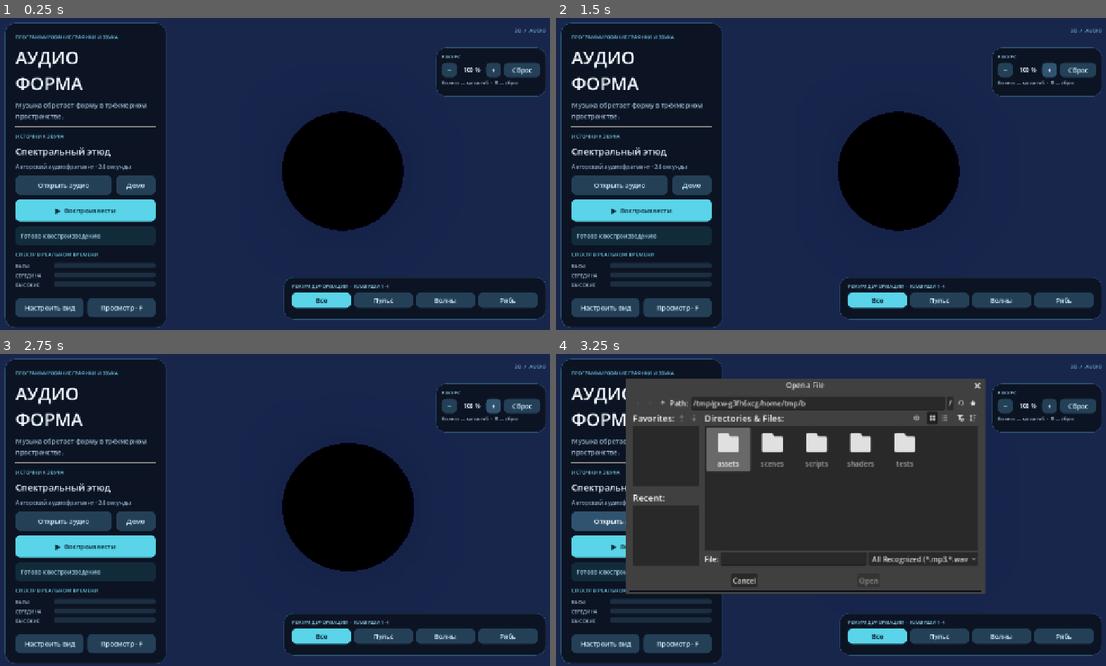
Above: before the commit, frames 1-4 (two rows, left to right).
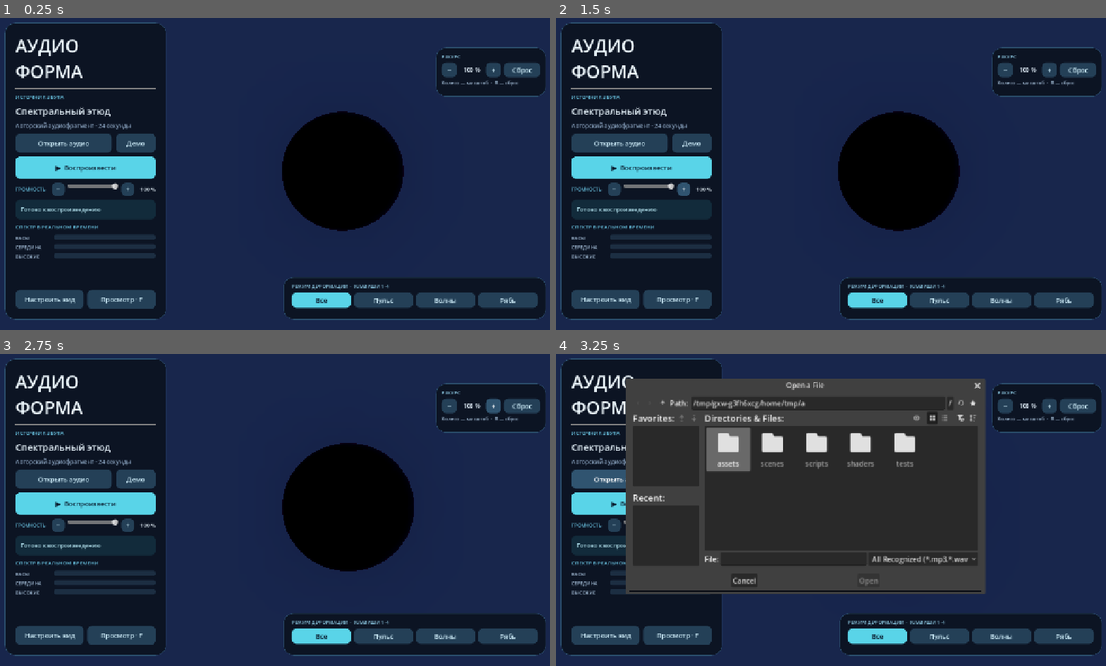
Above: after the commit, the same moments.

Repository: PavelLeon1/Audioforma
Game: Godot game, scene res://scenes/main.tscn
The game is run twice, just before and just after one commit, with the same random seed, the same clock (stepped at 60 frames per second) and the same inputs. Sound files missing from this copy of the repository are replaced by a short silence.
Inputs:
- Up to frame 1 (0.25 s): no input
- Up to frame 2 (1.5 s): click "−" at 0.5 s; click "+" at 1.25 s
- Up to frame 3 (2.75 s): click "+" at 2 s
- Up to frame 4 (3.25 s): click "Открыть аудио" at 2.75 s

The runs differ from the first frame. In frame 1, 13% of the frame differs, in the area x 0-100%, y 3-100%; in frame 2, 13%; in frame 3, 13%; in frame 4, 7.9%.

Commit message:
feat: добавить громкость и упростить интерфейс

Diff:
--- a/scripts/audio_controller.gd
+++ b/scripts/audio_controller.gd
@@ -21,10 +21,12 @@
 var _level := 0.0
 var _bass_beat_detector = BassBeatDetector.new()
 var _bass_hit := 0.0
+var _volume_percent := 100.0
 
 
 func _ready() -> void:
 	_prepare_audio_bus()
+	set_volume_percent(_volume_percent)
 	player.finished.connect(_on_playback_finished)
 	if player.stream == null:
 		player.stream = DEMO_STREAM
@@ -119,6 +121,17 @@
 	return _bass_beat_detector.sensitivity
 
 
+func set_volume_percent(value: float) -> void:
+	_volume_percent = clampf(value, 0.0, 100.0)
+	var master_index := AudioServer.get_bus_index("Master")
+	if master_index >= 0:
+		AudioServer.set_bus_volume_linear(master_index, _volume_percent / 100.0)
+
+
+func get_volume_percent() -> float:
+	return _volume_percent
+
+
 func get_audio_level(delta: float) -> float:
 	var target := 0.0
 	if is_active() and _bus_index >= 0:
--- a/scripts/main.gd
+++ b/scripts/main.gd
@@ -21,6 +21,8 @@
 var _reactive_materials: Array[ShaderMaterial] = []
 
 var play_button: Button
+var volume_slider: HSlider
+var volume_value_label: Label
 var playback_label: Label
 var status_panel: PanelContainer
 var source_name_label: Label
@@ -184,6 +186,10 @@
 			_set_focus_mode(false)
 		elif key.pressed and not key.echo and key.keycode == KEY_SPACE:
 			audio_controller.toggle_playback()
+		elif key.pressed and not key.echo and key.keycode == KEY_UP:
+			_change_volume(10.0)
+		elif key.pressed and not key.echo and key.keycode == KEY_DOWN:
+			_change_volume(-10.0)
 		elif key.pressed and not key.echo and key.keycode == KEY_R:
 			_reset_view()
 		elif key.pressed and not key.echo and key.keycode == KEY_S and not focus_mode:
@@ -267,12 +273,10 @@
 	panel.add_child(padding)
 
 	var column := VBoxContainer.new()
-	column.add_theme_constant_override("separation", 11)
+	column.add_theme_constant_override("separation", 9)
 	padding.add_child(column)
 
-	column.add_child(_label("ПРОГРАММИРОВАНИЕ ГРАФИКИ И ЗВУКА", 11, Color(0.42, 0.78, 0.9)))
 	column.add_child(_label("АУДИО\nФОРМА", 40, Color(0.94, 0.98, 1.0)))
-	column.add_child(_label("Музыка обретает форму в трёхмерном пространстве.", 15, Color(0.61, 0.72, 0.81)))
 	column.add_child(HSeparator.new())
 
 	column.add_child(_label("ИСТОЧНИК ЗВУКА", 12, Color(0.42, 0.78, 0.9)))
@@ -299,6 +303,39 @@
 	play_button.custom_minimum_size.y = 50.0
 	play_button.pressed.connect(audio_controller.toggle_playback)
 	column.add_child(play_button)
+	var volume_row := HBoxContainer.new()
+	volume_row.add_theme_constant_override("separation", 6)
+	column.add_child(volume_row)
+	var volume_title := _label("ГРОМКОСТЬ", 11, Color(0.42, 0.78, 0.9))
+	volume_title.custom_minimum_size.x = 76.0
+	volume_title.vertical_alignment = VERTICAL_ALIGNMENT_CENTER
+	volume_row.add_child(volume_title)
+	var quieter_button := _button("−", false)
+	quieter_button.name = "VolumeDownButton"
+	quieter_button.custom_minimum_size = Vector2(30.0, 30.0)
+	quieter_button.add_theme_font_size_override("font_size", 14)
+	quieter_button.pressed.connect(_change_volume.bind(-10.0))
+	volume_row.add_child(quieter_button)
+	volume_slider = HSlider.new()
+	volume_slider.min_value = 0.0
+	volume_slider.max_value = 100.0
+	volume_slider.step = 1.0
+	volume_slider.value = 100.0
+	volume_slider.size_flags_horizontal = Control.SIZE_EXPAND_FILL
+	volume_slider.tooltip_text = "↑/↓ — изменить громкость, в том числе в режиме просмотра"
+	volume_slider.value_changed.connect(_on_volume_changed)
+	volume_row.add_child(volume_slider)
+	var louder_button := _button("+", false)
+	louder_button.name = "VolumeUpButton"
+	louder_button.custom_minimum_size = Vector2(30.0, 30.0)
+	louder_button.add_theme_font_size_override("font_size", 14)
+	louder_button.pressed.connect(_change_volume.bind(10.0))
+	volume_row.add_child(louder_button)
+	volume_value_label = _label("100 %", 12, Color(0.92, 0.97, 1.0))
+	volume_value_label.custom_minimum_size.x = 42.0
+	volume_value_label.horizontal_alignment = HORIZONTAL_ALIGNMENT_RIGHT
+	volume_value_label.vertical_alignment = VERTICAL_ALIGNMENT_CENTER
+	volume_row.add_child(volume_value_label)
 
 	status_panel = PanelContainer.new()
 	status_panel.custom_minimum_size.y = 44.0
@@ -341,15 +378,6 @@
 	view_actions.add_child(focus_button)
 	_create_appearance_panel(screen)
 
-	var corner := _label("3D  /  AUDIO", 12, Color(0.46, 0.68, 0.79))
-	corner.horizontal_alignment = HORIZONTAL_ALIGNMENT_RIGHT
-	screen.add_child(corner)
-	corner.anchor_left = 1.0
-	corner.anchor_right = 1.0
-	corner.offset_left = -200.0
-	corner.offset_right = -28.0
-	corner.offset_top = 32.0
-	corner.offset_bottom = 60.0
 	_create_camera_panel(screen)
 
 	var mode_panel := PanelContainer.new()
@@ -577,6 +605,9 @@
 		accent_picker.color = accent
 	if background is Color:
 		background_picker.color = background
+	var volume: Variant = settings.get_value("audio", "volume_percent", 100.0)
+	if volume is float or volume is int:
+		volume_slider.value = clampf(volume, 0.0, 100.0)
 	for key in appearance_sliders:
 		var value: Variant = settings.get_value("appearance", key, appearance_sliders[key].value)
 		if value is float or value is int:
@@ -594,6 +625,7 @@
 	for key in appearance_sliders:
 		settings.set_value("appearance", key, appearance_sliders[key].value)
 	settings.set_value("appearance", "wave_direction", wave_direction_picker.selected)
+	settings.set_value("audio", "volume_percent", volume_slider.value)
 	var path := _appearance_settings_path()
 	var error := DirAccess.make_dir_recursive_absolute(path.get_base_dir())
 	if error == OK:
@@ -710,6 +742,16 @@
 	file_dialog.popup_centered_ratio(0.72)
 
 
+func _change_volume(amount: float) -> void:
+	volume_slider.value = clampf(volume_slider.value + amount, 0.0, 100.0)
+
+
+func _on_volume_changed(value: float) -> void:
+	audio_controller.set_volume_percent(value)
+	volume_value_label.text = "%d %%" % roundi(value)
+	_queue_save_appearance()
+
+
 func _on_file_selected(path: String) -> void:
 	if not audio_controller.load_file(path):
 		_set_status(audio_controller.last_error, true)
--- a/tests/test_audio_analysis.gd
+++ b/tests/test_audio_analysis.gd
@@ -23,6 +23,11 @@
 		if not controller.load_file(path):
 			_fail("Не удалось загрузить %s: %s" % [path, controller.last_error])
 			return
+		if entry.hz == 800:
+			if not is_equal_approx(controller.get_volume_percent(), 35.0):
+				_fail("Загрузка нового трека сбросила громкость")
+				return
+			controller.set_volume_percent(100.0)
 		var levels := Vector3.ZERO
 		var volume := 0.0
 		for frame in range(20):
@@ -40,6 +45,18 @@
 			_fail("Сигнал %d Гц не выделился в ожидаемой полосе" % entry.hz)
 			return
 		if entry.hz == 80:
+			var playback_position := player.get_playback_position()
+			controller.set_volume_percent(0.0)
+			var muted_levels := Vector3.ZERO
+			var muted_level := 0.0
+			for frame in range(4):
+				await create_timer(0.04).timeout
+				muted_levels = controller.get_spectrum_analysis(0.04)
+				muted_level = controller.get_audio_level(0.04)
+			if muted_levels.x < selected * 0.7 or muted_level < volume * 0.7 or player.get_playback_position() <= playback_position + 0.05:
+				_fail("Регулятор громкости не должен ослаблять анализ или перезапускать трек")
+				return
+			controller.set_volume_percent(100.0)
 			var position_before_pause := player.get_playback_position()
 			controller.toggle_playback()
 			if controller.is_active():
@@ -63,6 +80,7 @@
 			if player.get_playback_position() <= position_before_pause + 0.05:
 				_fail("Возобновление должно продолжать звук с прежней позиции")
 				return
+			controller.set_volume_percent(35.0)
 
 	for extension in ["mp3", "ogg"]:
 		var encoded_path: String = fixture_root.path_join("800.%s" % extension)
--- a/tests/test_visualizer.gd
+++ b/tests/test_visualizer.gd
@@ -11,6 +11,36 @@
 	var scene := MAIN_SCENE.instantiate()
 	root.add_child(scene)
 	await process_frame
+	scene._loading_appearance = true
+	var volume_down := scene.source_panel.find_child("VolumeDownButton", true, false) as Button
+	var volume_up := scene.source_panel.find_child("VolumeUpButton", true, false) as Button
+	if volume_down == null or volume_up == null:
+		_fail("Кнопки управления громкостью отсутствуют")
+		return
+	var source_bounds: Rect2 = scene.source_panel.get_global_rect()
+	if scene.volume_slider.get_global_rect().end.x > source_bounds.end.x - 12.0 or scene.volume_slider.get_global_rect().end.y > source_bounds.end.y - 12.0:
+		_fail("Регулятор громкости выходит за границы панели")
+		return
+	scene.volume_slider.value = 100.0
+	volume_down.pressed.emit()
+	var master_index := AudioServer.get_bus_index("Master")
+	if not is_equal_approx(scene.audio_controller.get_volume_percent(), 90.0) or not is_equal_approx(AudioServer.get_bus_volume_linear(master_index), 0.9) or scene.volume_value_label.text != "90 %":
+		_fail("Уменьшение громкости не применилось к звуку и индикатору")
+		return
+	volume_up.pressed.emit()
+	if not is_equal_approx(scene.audio_controller.get_volume_percent(), 100.0):
+		_fail("Увеличение громкости не вернуло исходный уровень")
+		return
+	scene.volume_slider.value = 0.0
+	volume_down.pressed.emit()
+	if scene.audio_controller.get_volume_percent() != 0.0 or AudioServer.get_bus_volume_linear(master_index) > 0.001:
+		_fail("Нулевая громкость не заглушила звук")
+		return
+	scene.volume_slider.value = 35.0
+	if not is_equal_approx(scene.audio_controller.get_volume_percent(), 35.0):
+		_fail("Ползунок громкости не установил выбранное значение")
+		return
+	scene.volume_slider.value = 100.0
 	var material := (scene.get_node("Orb") as MeshInstance3D).get_surface_override_material(0) as ShaderMaterial
 	var halo_material := (scene.get_node("Orb/Halo") as MeshInstance3D).get_surface_override_material(0) as ShaderMaterial
 	if material == null or material.shader == null:
@@ -166,6 +196,18 @@
 	if not scene.audio_controller.is_active():
 		_fail("Звук должен запускаться без интерфейса")
 		return
+	var volume_key := InputEventKey.new()
+	volume_key.keycode = KEY_DOWN
+	volume_key.pressed = true
+	scene._unhandled_input(volume_key)
+	if not is_equal_approx(scene.audio_controller.get_volume_percent(), 90.0) or not scene.audio_controller.is_active():
+		_fail("Клавиша вниз не меняет громкость в режиме просмотра")
+		return
+	volume_key.keycode = KEY_UP
+	scene._unhandled_input(volume_key)
+	if not is_equal_approx(scene.audio_controller.get_volume_percent(), 100.0):
+		_fail("Клавиша вверх не возвращает громкость")
+		return
 	await create_timer(0.5).timeout
 	if absf(scene.orb.position.x) > 0.02 or camera.position.z > 5.91:
 		_fail("В режиме просмотра сфера должна быть по центру и ближе к камере")
Not shown, changed: README.md
